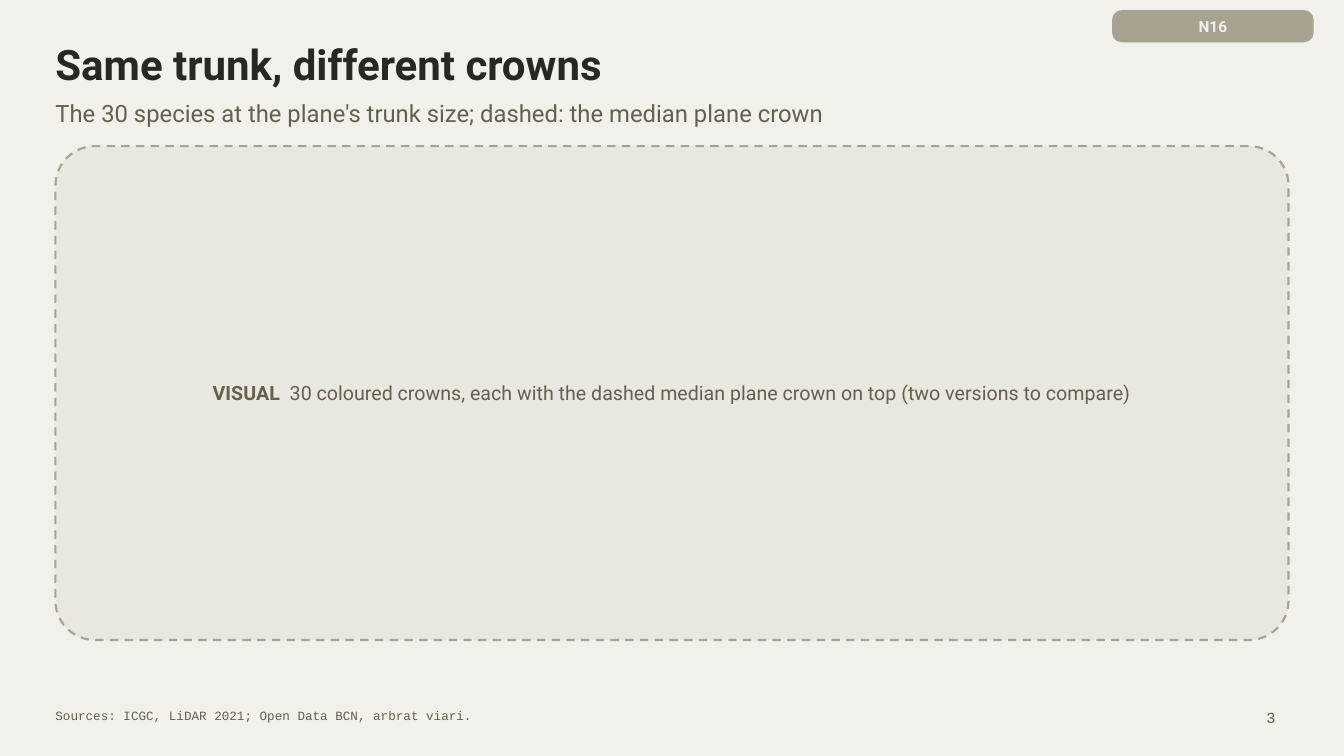
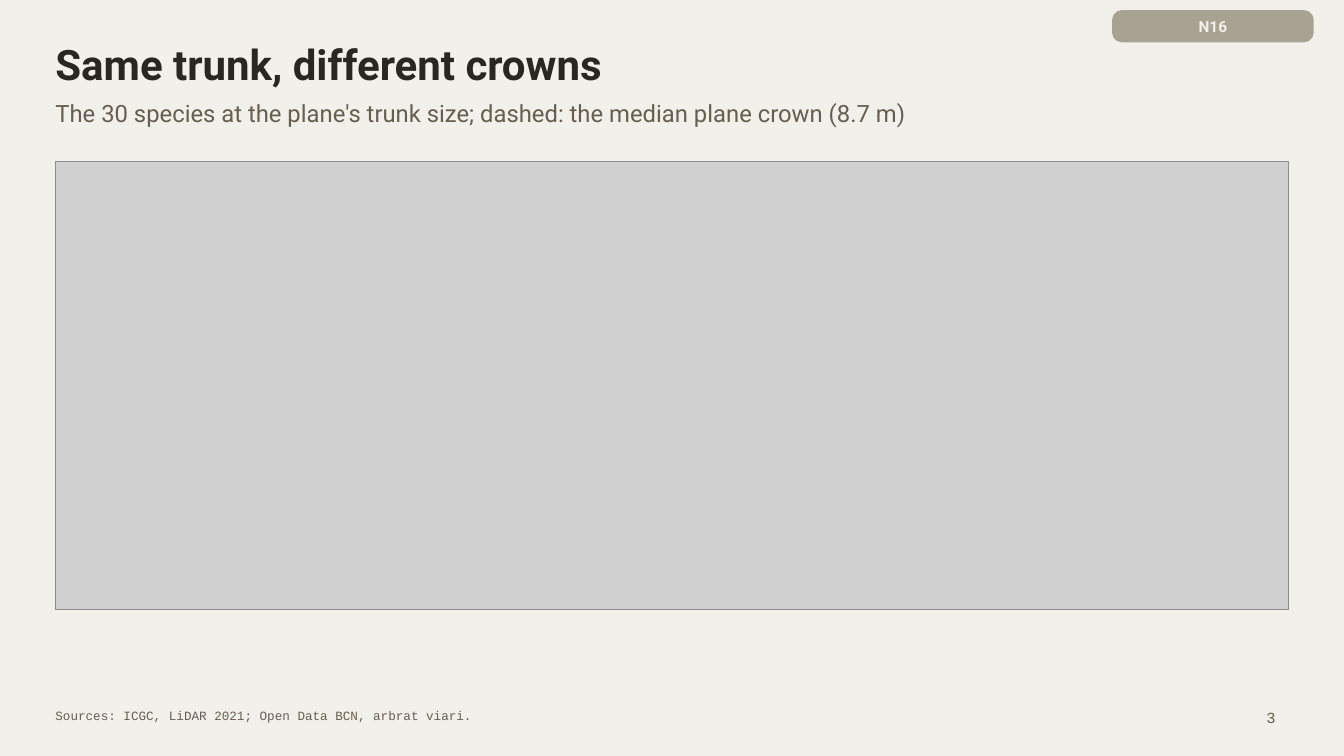
Before and after one commit to giofox96/shade-and-sponge, a slide deck: slide 3 of slides/final/shade_and_sponge_final_new.pptx. Drawn at 1344x756 pixels with LibreOffice and Linux fonts; fonts in the diff are those of the drawing; grey boxes stand for pictures. Boxes give left, top, right and bottom in pixels: in the first picture for what was removed or moved away, otherwise in the second. Text is boxed around its words. In the diff, an @@ line names an element or a change of style, - is before the commit and + after.

```diff
--- a/slides/final/shade_and_sponge_final_new.pptx
+++ b/slides/final/shade_and_sponge_final_new.pptx
@@ text at (55,103,905,127): text changed @@
-The 30 species at the plane's trunk size; dashed: the median plane crown
+The 30 species at the plane's trunk size; dashed: the median plane crown (8.7 m)
@@ rounded rectangle removed at (55,146,1289,640) @@
@@ picture added at (55,161,1289,610) @@
@@ text removed at (213,385,1130,404) @@
-VISUAL 30 coloured crowns, each with the dashed median plane crown on top (two versions to compare)
```
Also in this commit, not shown: 3 other files.
